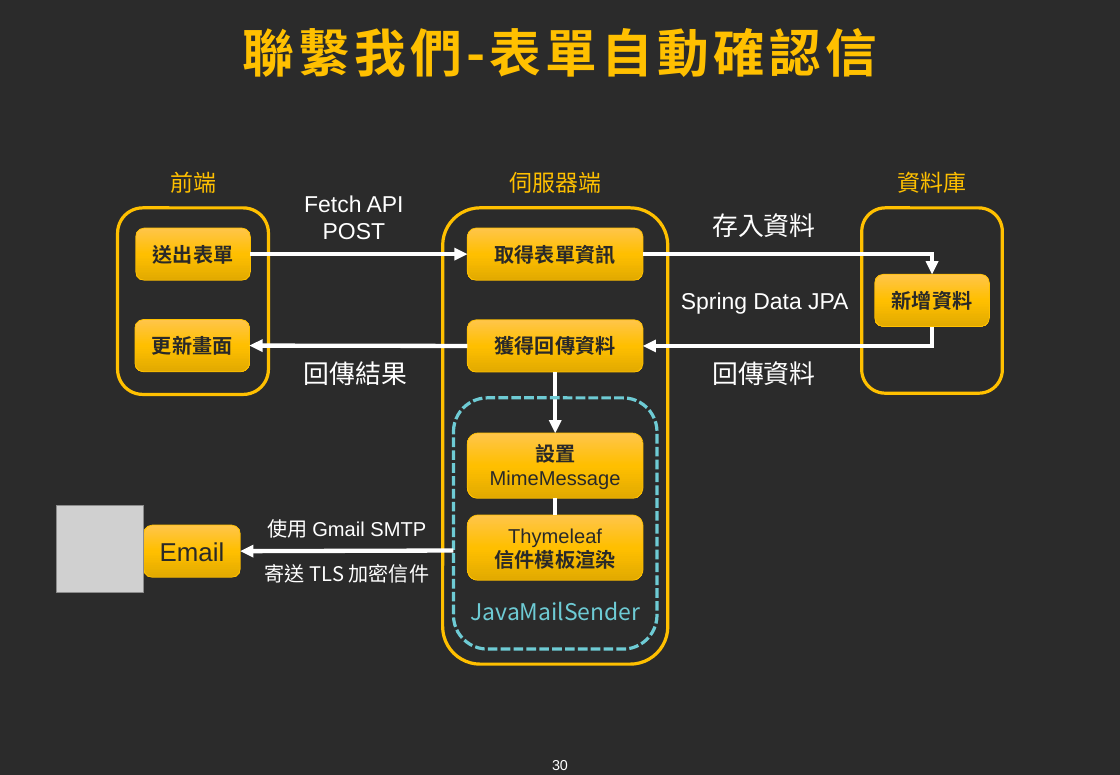
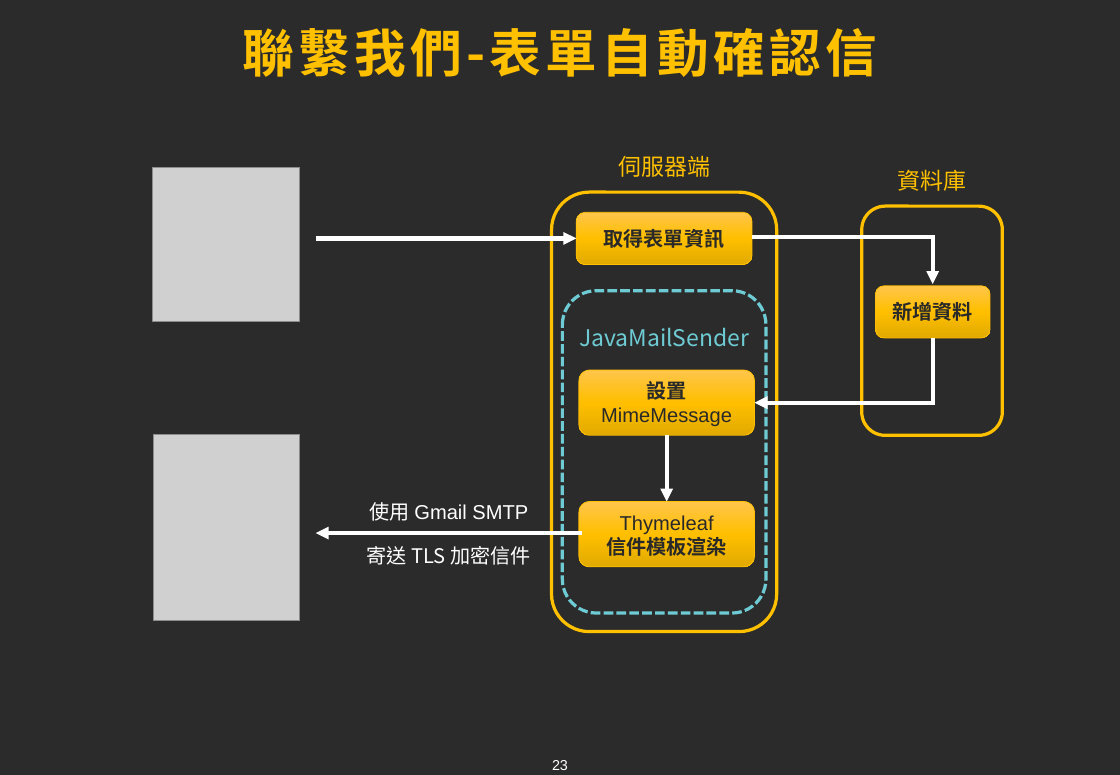
Before and after one commit to chen96026/Air, a slide deck: slide 23 of Final/Travel Nest.pptx (slide 30 before the commit). Drawn at 1120x775 pixels with LibreOffice and Linux fonts; fonts in the diff are those of the drawing; grey boxes stand for pictures; background and template pictures are left out; a plain dark background stands for a picture behind light text. Boxes give left, top, right and bottom in pixels: in the first picture for what was removed or moved away, otherwise in the second. Text is boxed around its words. In the diff, an @@ line names an element or a change of style, - is before the commit and + after.

```diff
--- a/Final/Travel Nest.pptx
+++ b/Final/Travel Nest.pptx
@@ picture added at (153, 168, 299, 323) @@
@@ text removed at (170, 171, 216, 193) @@
-前端
@@ rounded rectangle removed at (118, 208, 269, 395) @@
@@ text removed at (304, 195, 404, 240) @@
-Fetch API
-POST
@@ rounded rectangle: place and size @@
-rounded rectangle at (443, 208, 668, 665)
+rounded rectangle at (552, 192, 778, 632)
@@ rounded rectangle: place and size @@
-rounded rectangle at (862, 208, 1003, 393)
+rounded rectangle at (862, 207, 1003, 436)
@@ rounded rectangle removed at (135, 229, 250, 281) @@
-送出表單
@@ arrow moved from (250, 254) - (467, 254) to (315, 239) - (576, 239) @@
@@ 2 rounded rectangles, 1 text: place and size @@
-2 rounded rectangles, 1 text at (467, 171, 643, 580)
+2 rounded rectangles, 1 text at (576, 155, 755, 567)
@@ text removed at (712, 213, 815, 237) @@
-存入資料
@@ elbow arrow moved from (643, 254) - (933, 274) to (752, 237) - (933, 284) @@
@@ rounded rectangle: place and size @@
-rounded rectangle at (454, 398, 658, 649)
+rounded rectangle at (563, 291, 766, 613)
@@ text removed at (681, 292, 848, 314) @@
-Spring Data JPA
@@ rounded rectangle "新增資料": place and size @@
-rounded rectangle "新增資料" at (875, 274, 990, 327)
+rounded rectangle "新增資料" at (876, 285, 991, 338)
@@ rounded rectangle removed at (134, 320, 249, 372) @@
-更新畫面
@@ rounded rectangle removed at (467, 321, 643, 373) @@
-獲得回傳資料
@@ text "JavaMailSender": place and size @@
-text "JavaMailSender" at (471, 601, 641, 621)
+text "JavaMailSender" at (579, 327, 749, 347)
@@ arrow removed from (467, 346) to (249, 345) @@
@@ elbow arrow moved from (643, 346) - (933, 327) to (755, 403) - (933, 338) @@
@@ text removed at (304, 361, 407, 385) @@
-回傳結果
@@ rounded rectangle "設置 MimeMessage": place and size @@
-rounded rectangle "設置 MimeMessage" at (467, 433, 643, 498)
+rounded rectangle "設置 MimeMessage" at (579, 370, 755, 435)
@@ text removed at (712, 361, 815, 385) @@
-回傳資料
@@ picture added at (154, 434, 300, 620) @@
@@ arrow moved from (555, 372) - (555, 433) to (667, 435) - (667, 502) @@
@@ picture removed at (57, 506, 144, 593) @@
@@ text "使用 Gmail SMTP": place and size @@
-text "使用 Gmail SMTP" at (267, 519, 426, 538)
+text "使用 Gmail SMTP" at (369, 502, 528, 521)
@@ line removed from (555, 498) to (555, 515) @@
@@ rounded rectangle removed at (144, 525, 240, 578) @@
-Email
@@ arrow moved from (454, 551) - (241, 551) to (582, 534) - (315, 534) @@
@@ text "寄送 TLS 加密信件": place and size @@
-text "寄送 TLS 加密信件" at (265, 564, 429, 583)
+text "寄送 TLS 加密信件" at (367, 546, 530, 565)
@@ page number at (552, 760, 568, 770): text changed @@
-30
+23
```
Also in this commit, not shown: 10 other slides changed, 14 slides added, 3 slides removed.
